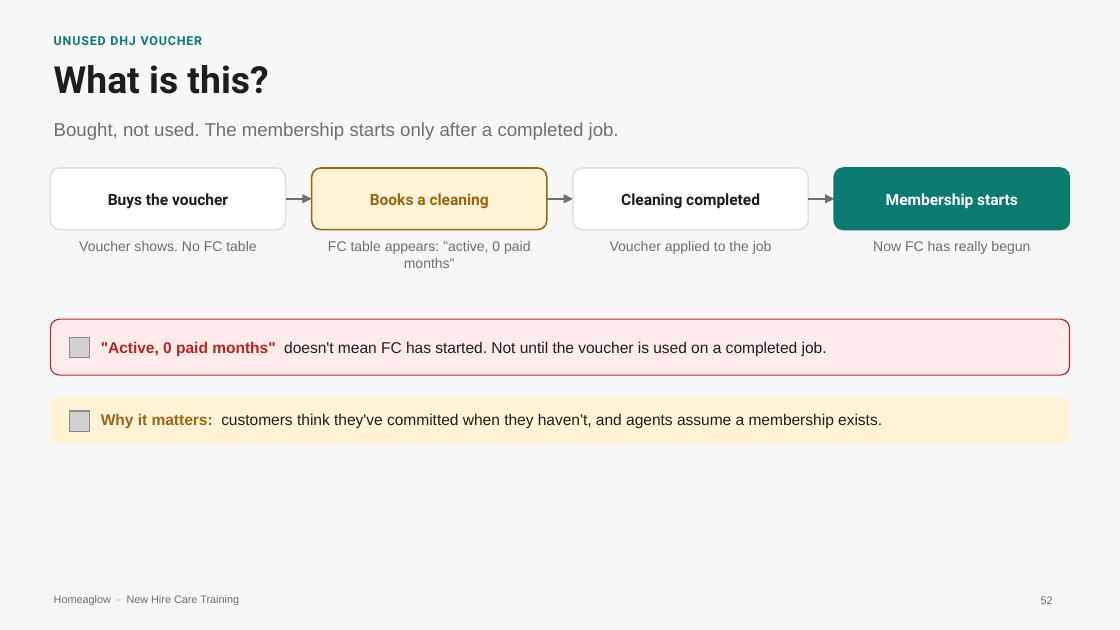
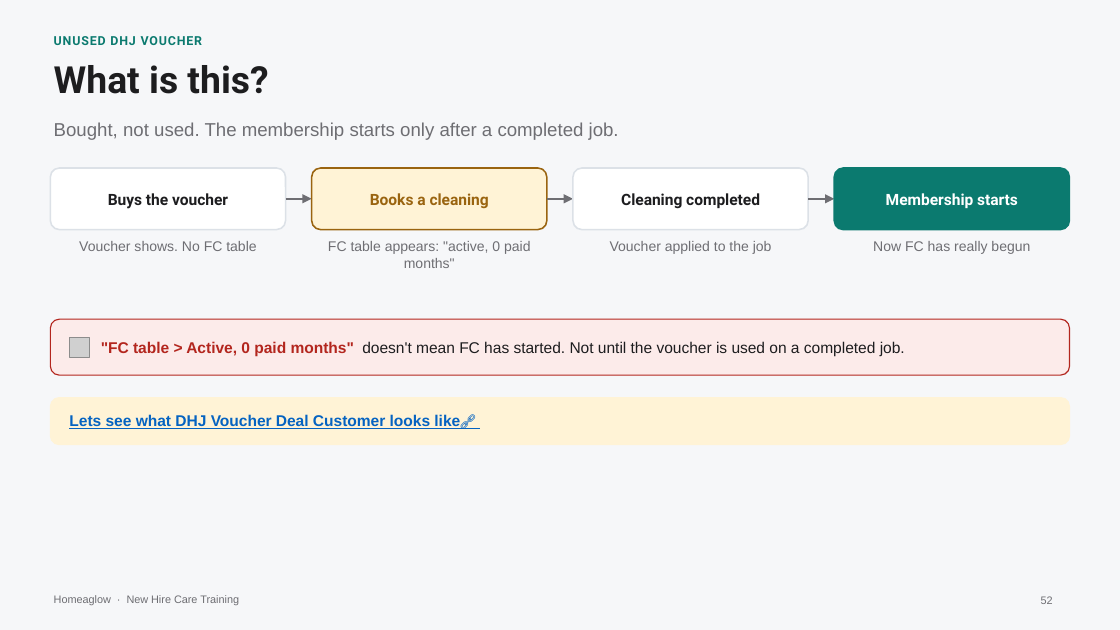
Before and after one commit to anjulimichelle/training, a slide deck: slide 52 of retention-membership-cancellation/retention-membership-cancellation.pptx. Drawn at 1120x630 pixels with LibreOffice and Linux fonts; fonts in the diff are those of the drawing; grey boxes stand for pictures. Boxes give left, top, right and bottom in pixels: in the first picture for what was removed or moved away, otherwise in the second. Text is boxed around its words. In the diff, an @@ line names an element or a change of style, - is before the commit and + after.

```diff
--- a/retention-membership-cancellation/retention-membership-cancellation.pptx
+++ b/retention-membership-cancellation/retention-membership-cancellation.pptx
@@ text at (101, 341, 905, 356): text changed @@
-"Active, 0 paid months" doesn't mean FC has started. Not until the voucher is used on a completed job.
+"FC table > Active, 0 paid months" doesn't mean FC has started. Not until the voucher is used on a completed job.
@@ picture removed at (69, 411, 90, 431) @@
@@ text added at (69, 414, 460, 429), 10 pt, text #0563C1, bold, underline @@
+Lets see what DHJ Voucher Deal Customer looks like🔗
@@ text removed at (101, 413, 882, 428) @@
-Why it matters: customers think they've committed when they haven't, and agents assume a membership exists.
```
Also in this commit, not shown: 5 other slides changed, 1 other file.
